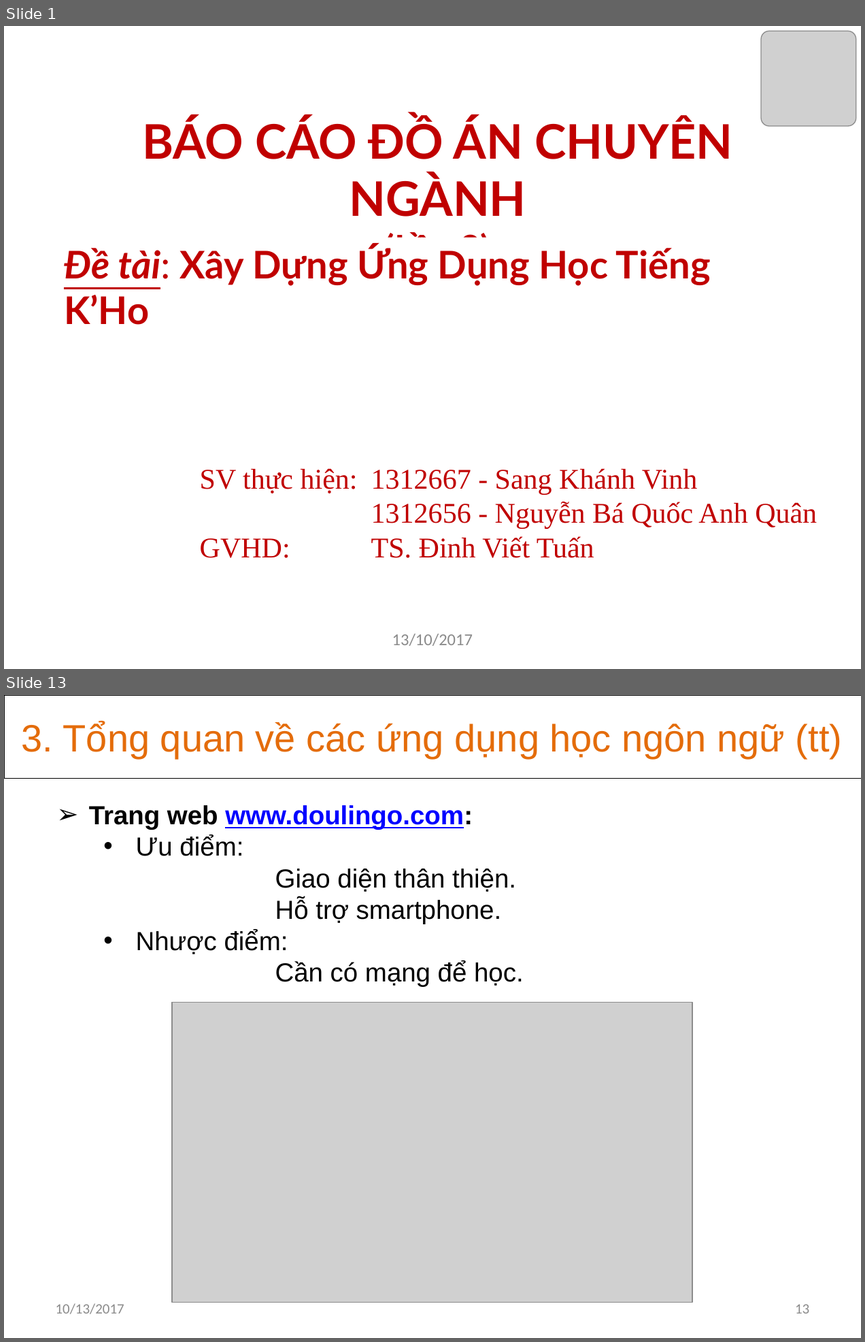
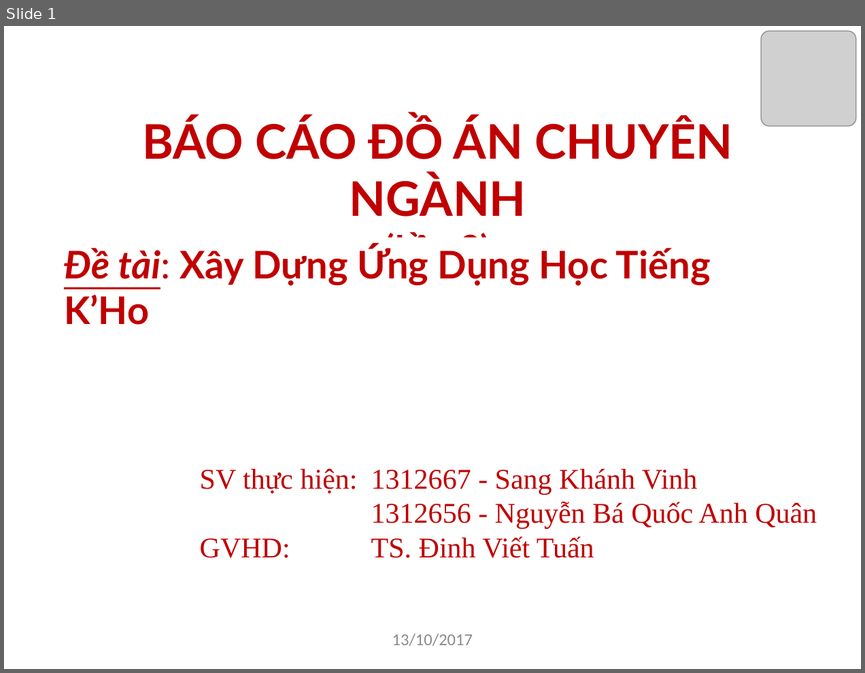
Before and after one commit to khanhvinhit/Do-An, a slide deck: THESIS/DACN_UD_Hoc_KHo_CTK37_BaoCao_D2.pptx. Shown one above the other, each under a label of ours: slides 1 and 13 before the commit, slide 1 after it; the slides between them are not shown. The pictures are 865x1342 and 865x673 pixels, drawn with LibreOffice and Linux fonts; fonts in the diff are those of the drawing; grey boxes stand for pictures. Boxes give left, top, right and bottom in pixels: in the first picture for what was removed or moved away, otherwise in the second. Text is boxed around its words. In the diff, an @@ line names an element or a change of style, - is before the commit and + after.

```diff
--- a/THESIS/DACN_UD_Hoc_KHo_CTK37_BaoCao_D2.pptx
+++ b/THESIS/DACN_UD_Hoc_KHo_CTK37_BaoCao_D2.pptx
@@ slide 13 removed at [4,695,861,1338], background #FFFFFF @@
@@ rectangle removed at [4,695,861,778] @@
-3. Tổng quan về các ứng dụng học ngôn ngữ (tt)
@@ text removed at [89,805,516,982] @@
-➢ Trang web www.doulingo.com:
-• Ưu điểm:
-Giao diện thân thiện.
-Hỗ trợ smartphone.
-• Nhược điểm:
-Cần có mạng để học.
@@ picture removed at [172,1002,692,1302] @@
@@ text removed at [56,1303,124,1314] @@
-10/13/2017
@@ page number removed at [795,1304,809,1313] @@
-13
```
Also in this commit, not shown: 9 slides changed, 6 slides added, 14 other slides removed, 1 other file.
